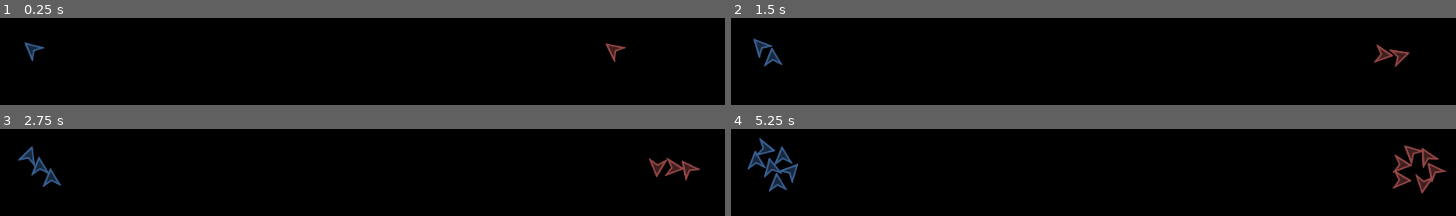
Above: before the commit, frames 1-4 (two rows, left to right).
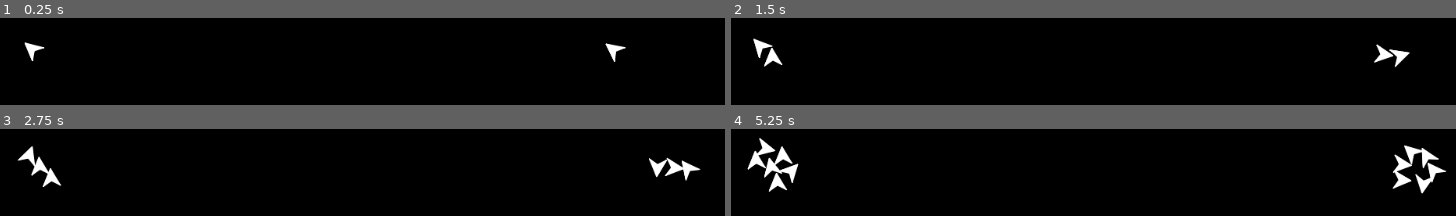
Above: after the commit, the same moments.

Repository: jknightdoeswork/godot_steering_test
Game: Godot game, scene res://spacemen/Spacemen.tscn
Same seed, same stepped clock (60 frames per second), same inputs: the game is played once before the commit and once after it.
Inputs (mouse positions are in pixels of both pictures, inside the frame that each line leads up to):
- Up to frame 1 (0.25 s): no input
- Up to frame 2 (1.5 s): tap Enter at 0.5 s; move the mouse to (outside the picture) at 0.52 s; click (outside the picture) at 0.67 s; drag from (outside the picture) to (760, 46) at 1.27 s
- Up to frame 3 (2.75 s): move the mouse to (outside the picture) at 2.02 s; click (outside the picture) at 2.17 s
- Up to frame 4 (5.25 s): tap Space at 2.75 s; drag from (outside the picture) to (760, 156) at 2.77 s; move the mouse to (outside the picture) at 3.52 s; click (outside the picture) at 3.67 s; drag from (outside the picture) to (760, 162) at 4.27 s; move the mouse to (outside the picture) at 5.02 s; click (outside the picture) at 5.17 s

The runs differ from the first frame. In frame 1, 0.5% of the frame differs, in the area x 3-87%, y 27-51%; in frame 2, 1.0%; in frame 3, 1.5%; in frame 4, 3.0%, in the area x 2-99%, y 10-75%.
Error in both runs: Trying to assign value of type 'Node2D' to a variable of type 'Polygon2D'. (res://spacemen/unit_selection/BoxSelector.gd:3)

Commit message:
identity has color.

Diff:
--- a/spacemen/scripts/ShipSpawner.gd
+++ b/spacemen/scripts/ShipSpawner.gd
@@ -24,12 +24,4 @@
 	var identity := ship.get_node("Identity") as Identity
 	assert(identity != null)
 	identity.faction = faction
-
-	# Set Color
-	var body_poly := ship.get_node("BodyPolygon") as Polygon2D
-	assert(body_poly != null)
-	body_poly.color = body_color
-
-	var line_poly := ship.get_node("BodyLine") as Line2D
-	assert(line_poly != null)
-	line_poly.default_color = color
+	identity.color = color
--- a/spacemen/ship/Identity.gd
+++ b/spacemen/ship/Identity.gd
@@ -7,6 +7,7 @@
 
 export(IdentityType) var type
 export(int) var faction
+export(Color) var color
 
 func compare_identities(i:Identity)->bool:
 	if type == i.type:
--- a/spacemen/ship/Ship.tscn
+++ b/spacemen/ship/Ship.tscn
@@ -37,8 +37,6 @@
 [node name="TargetEnemy" type="Node" parent="."]
 script = ExtResource( 5 )
 
-[node name="Color" type="Node" parent="."]
-
 [node name="NearbyEnemies" type="Area2D" parent="."]
 monitorable = false
 script = ExtResource( 3 )
